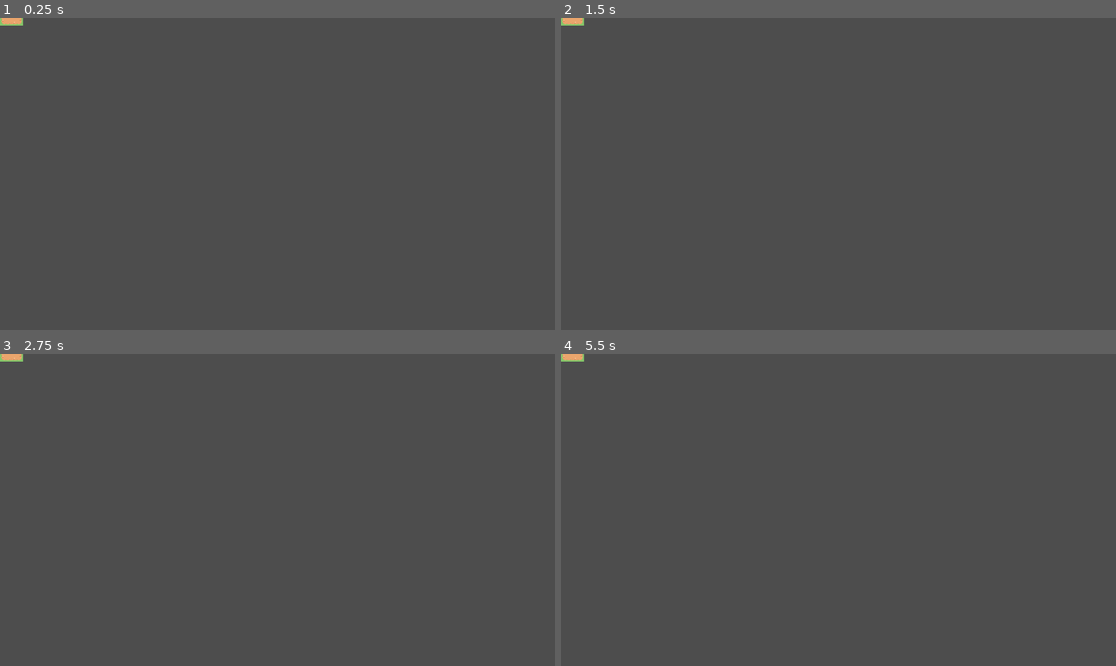
Above: before the commit, frames 1-4 (two rows, left to right).
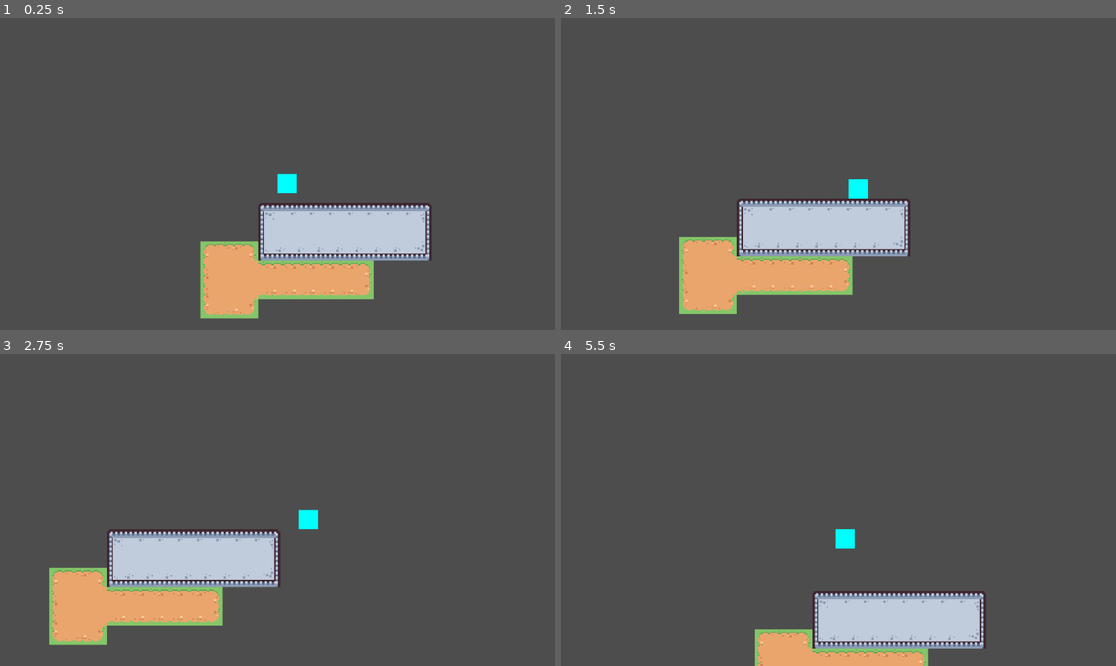
Above: after the commit, the same moments.

Repository: RieBi/tales-of-the-wild
Game: Godot game, scene res://scenes/levels/test_level.tscn
Same seed, same stepped clock (60 frames per second), same inputs: the game is played once before the commit and once after it. Before the commit the project has no main scene; this scene is started directly in both runs.
Inputs:
- Up to frame 1 (0.25 s): no input
- Up to frame 2 (1.5 s): tap Enter at 0.5 s; hold D (move_right, bound only after the commit) 0.53-1.28 s; hold S (move_down, bound only after the commit) from 1.28 s (still down)
- Up to frame 3 (2.75 s): release S (move_down, bound only after the commit) at 2.03 s; hold D (move_right, bound only after the commit) from 2.03 s (still down)
- Up to frame 4 (5.5 s): release D (move_right, bound only after the commit) at 2.78 s; hold W (move_up, bound only after the commit) 2.78-3.53 s; hold A (move_left, bound only after the commit) 3.53-5.03 s; hold S (move_down, bound only after the commit) from 5.03 s (still down)

The runs differ from the first frame. In frame 1, 11% of the frame differs, in the area x 0-78%, y 0-97%; in frame 2, 11%; in frame 3, 11%; in frame 4, 8.5%.

Commit message:
Add base player as template for all characters

Diff:
--- a/project.godot
+++ b/project.godot
@@ -11,12 +11,36 @@
 [application]
 
 config/name="Tales of the Wild"
+run/main_scene="res://scenes/levels/test_level.tscn"
 config/features=PackedStringArray("4.2", "GL Compatibility")
 config/icon="res://assets/icon.svg"
 
 [display]
 
 window/size/mode=2
+
+[input]
+
+move_up={
+"deadzone": 0.5,
+"events": [Object(InputEventKey,"resource_local_to_scene":false,"resource_name":"","device":-1,"window_id":0,"alt_pressed":false,"shift_pressed":false,"ctrl_pressed":false,"meta_pressed":false,"pressed":false,"keycode":0,"physical_keycode":87,"key_label":0,"unicode":119,"echo":false,"script":null)
+]
+}
+move_down={
+"deadzone": 0.5,
+"events": [Object(InputEventKey,"resource_local_to_scene":false,"resource_name":"","device":-1,"window_id":0,"alt_pressed":false,"shift_pressed":false,"ctrl_pressed":false,"meta_pressed":false,"pressed":false,"keycode":0,"physical_keycode":83,"key_label":0,"unicode":115,"echo":false,"script":null)
+]
+}
+move_left={
+"deadzone": 0.5,
+"events": [Object(InputEventKey,"resource_local_to_scene":false,"resource_name":"","device":-1,"window_id":0,"alt_pressed":false,"shift_pressed":false,"ctrl_pressed":false,"meta_pressed":false,"pressed":false,"keycode":0,"physical_keycode":65,"key_label":0,"unicode":97,"echo":false,"script":null)
+]
+}
+move_right={
+"deadzone": 0.5,
+"events": [Object(InputEventKey,"resource_local_to_scene":false,"resource_name":"","device":-1,"window_id":0,"alt_pressed":false,"shift_pressed":false,"ctrl_pressed":false,"meta_pressed":false,"pressed":false,"keycode":0,"physical_keycode":68,"key_label":0,"unicode":100,"echo":false,"script":null)
+]
+}
 
 [layer_names]
 
--- /dev/null
+++ b/scenes/characters/player/player_base.gd
@@ -0,0 +1,19 @@
+extends CharacterBody2D
+
+
+@export var speed: int
+
+
+
+func _physics_process(delta: float) -> void:
+	# Get the input direction and handle the movement/deceleration.
+	# As good practice, you should replace UI actions with custom gameplay actions.
+	var acceleration_time = 5
+
+	var direction := Input.get_vector("move_left", "move_right", "move_up", "move_down")
+	if direction:
+		velocity = velocity.move_toward(direction * speed, speed / acceleration_time)
+	else:
+		velocity = velocity.move_toward(Vector2.ZERO, speed / acceleration_time)
+
+	move_and_slide()
--- /dev/null
+++ b/scenes/characters/player/player_base.tscn
@@ -0,0 +1,23 @@
+[gd_scene load_steps=3 format=3 uid="uid://5iaw2tucntq"]
+
+[ext_resource type="Script" path="res://scenes/characters/player/player_base.gd" id="1_w282u"]
+
+[sub_resource type="RectangleShape2D" id="RectangleShape2D_ooma7"]
+size = Vector2(16, 16)
+
+[node name="PlayerBase" type="CharacterBody2D"]
+script = ExtResource("1_w282u")
+speed = 100
+
+[node name="ColorRect" type="ColorRect" parent="."]
+offset_right = 16.0
+offset_bottom = 16.0
+color = Color(0, 1, 1, 1)
+
+[node name="CollisionShape2D" type="CollisionShape2D" parent="."]
+position = Vector2(8, 8)
+shape = SubResource("RectangleShape2D_ooma7")
+
+[node name="Camera2D" type="Camera2D" parent="."]
+zoom = Vector2(2.5, 2.5)
+position_smoothing_enabled = true
--- a/scenes/levels/test_level.tscn
+++ b/scenes/levels/test_level.tscn
@@ -1,6 +1,7 @@
-[gd_scene load_steps=2 format=3 uid="uid://blbtwj3c7folu"]
+[gd_scene load_steps=3 format=3 uid="uid://blbtwj3c7folu"]
 
 [ext_resource type="TileSet" uid="uid://bf4hbkygprhtp" path="res://assets/tiles/kenney_tileset.tres" id="1_p7t5n"]
+[ext_resource type="PackedScene" uid="uid://5iaw2tucntq" path="res://scenes/characters/player/player_base.tscn" id="2_vtqsq"]
 
 [node name="TestLevel" type="Node2D"]
 
@@ -8,3 +9,6 @@
 tile_set = ExtResource("1_p7t5n")
 format = 2
 layer_0/tile_data = PackedInt32Array(-65535, 65536, 2, -65534, 65536, 2, -131070, 65536, 2, -131071, 65536, 2, -131072, …(847 unchanged characters)…
+
+[node name="PlayerBase" parent="." instance=ExtResource("2_vtqsq")]
+position = Vector2(64, -104)
